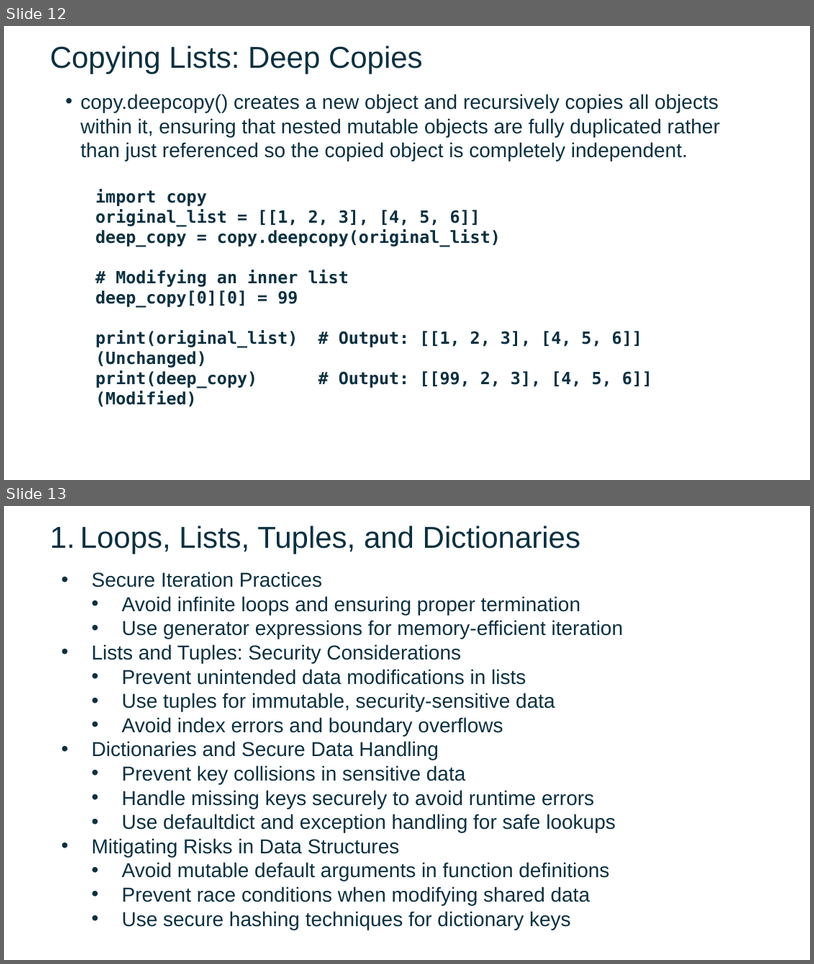
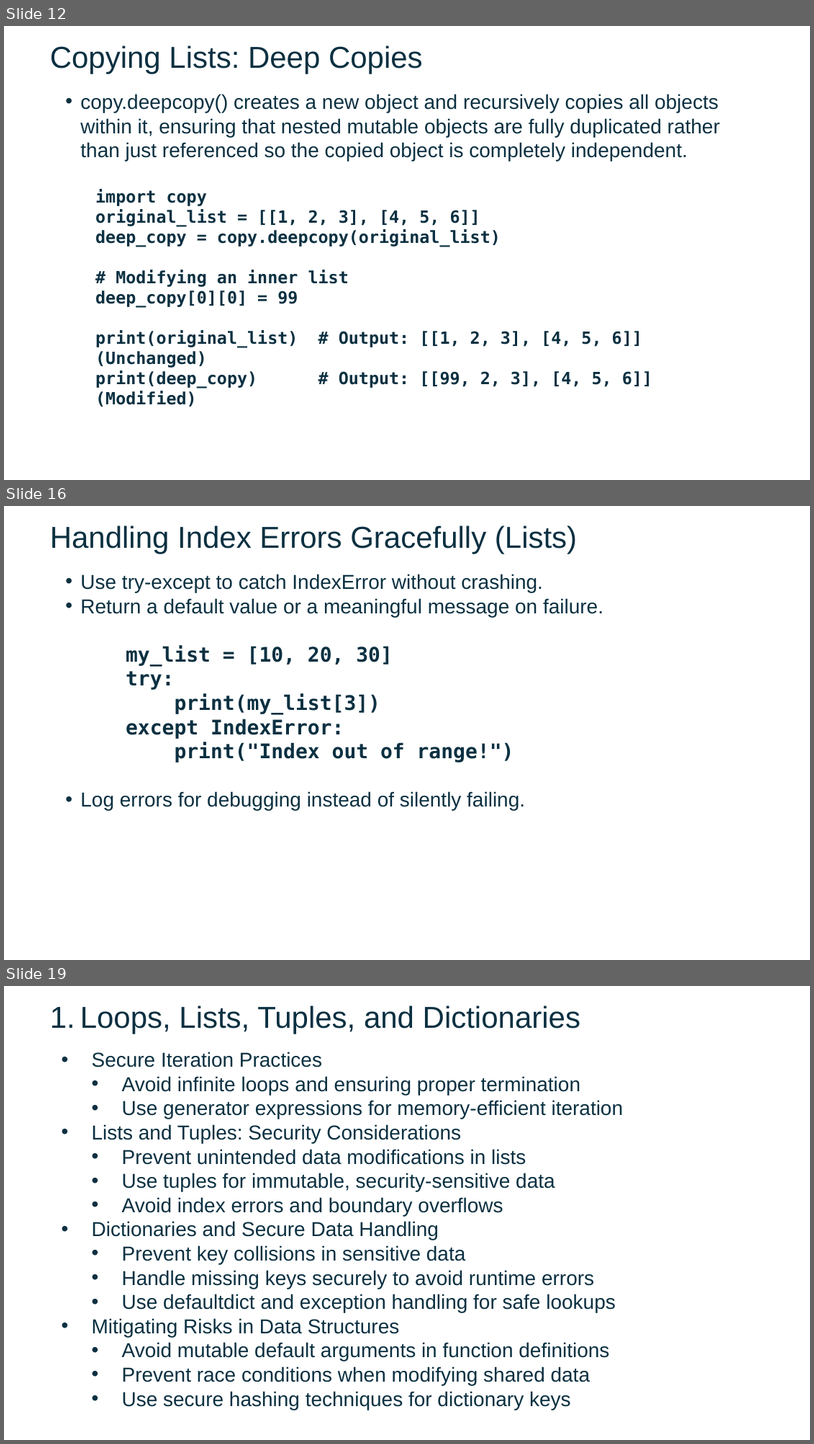
Before and after one commit to FSCJ-FacultyDev/SWC-Columbus-2025, a slide deck: Slides-Day2.pptx. Shown one above the other, each under a label of ours: slides 12 and 13 before the commit, slides 12, 16 and 19 after it; the slides between them are not shown. The pictures are 814x964 and 814x1444 pixels, drawn with LibreOffice and Linux fonts; fonts in the diff are those of the drawing; background and template pictures are left out. Boxes give left, top, right and bottom in pixels: in the first picture for what was removed or moved away, otherwise in the second. Text is boxed around its words. In the diff, an @@ line names an element or a change of style, - is before the commit and + after.

```diff
--- a/Slides-Day2.pptx
+++ b/Slides-Day2.pptx
@@ slide 16 added at [4, 506, 810, 960], background picture (left out) @@
@@ text added at [50, 525, 577, 554], 36 pt, text #0B3041 @@
+Handling Index Errors Gracefully (Lists)
@@ text added at [80, 574, 604, 810], 24 pt, text #0B3041 @@
+• Use try-except to catch IndexError without crashing.
+• Return a default value or a meaningful message on failure.
+my_list = [10, 20, 30]
+try:
+print(my_list[3])
+except IndexError:
+print("Index out of range!")
+• Log errors for debugging instead of silently failing.
@@ what was slide 13 is now slide 19 @@
```
Also in this commit, not shown: 1 slide changed, 5 other slides added.
